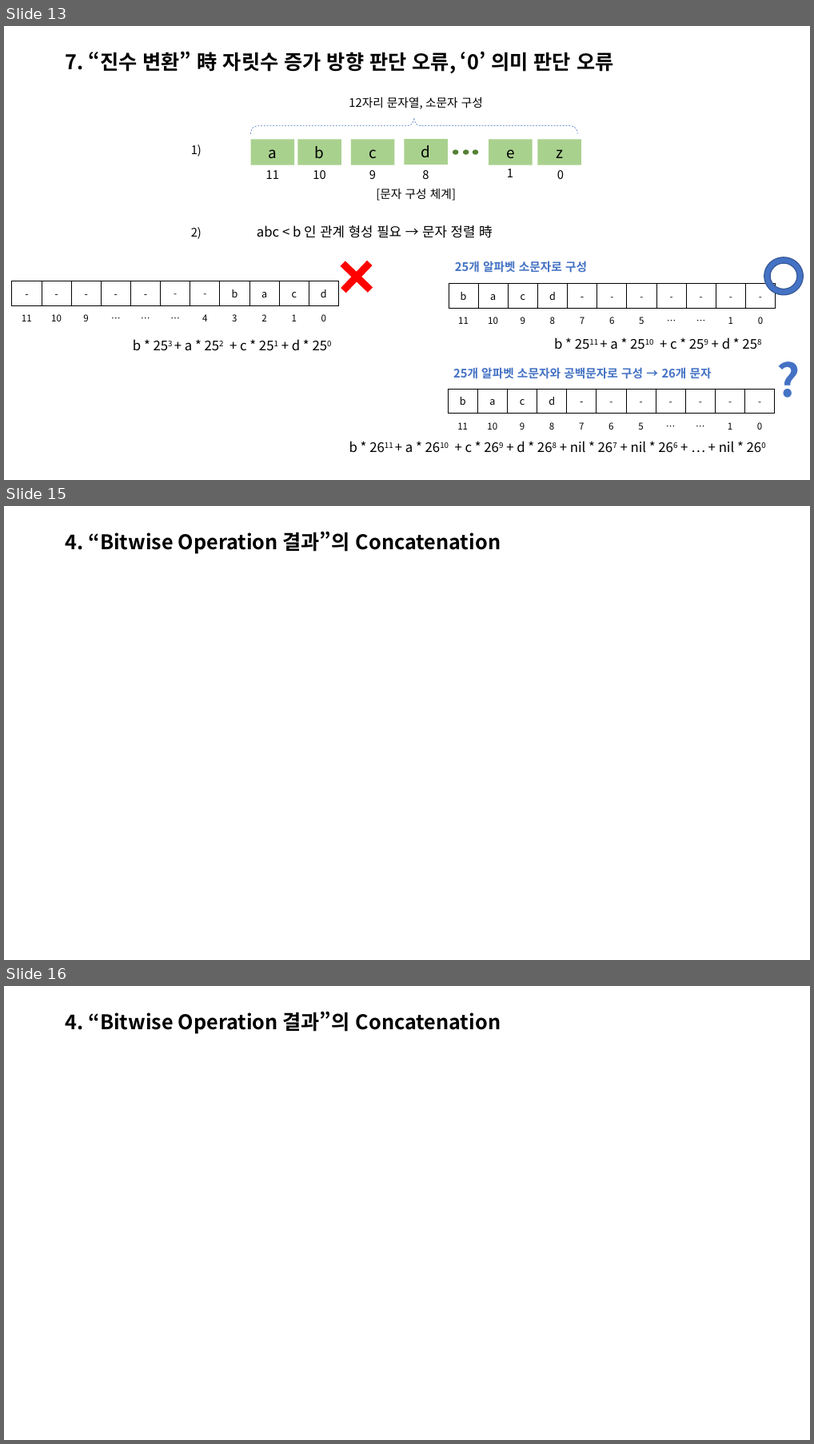
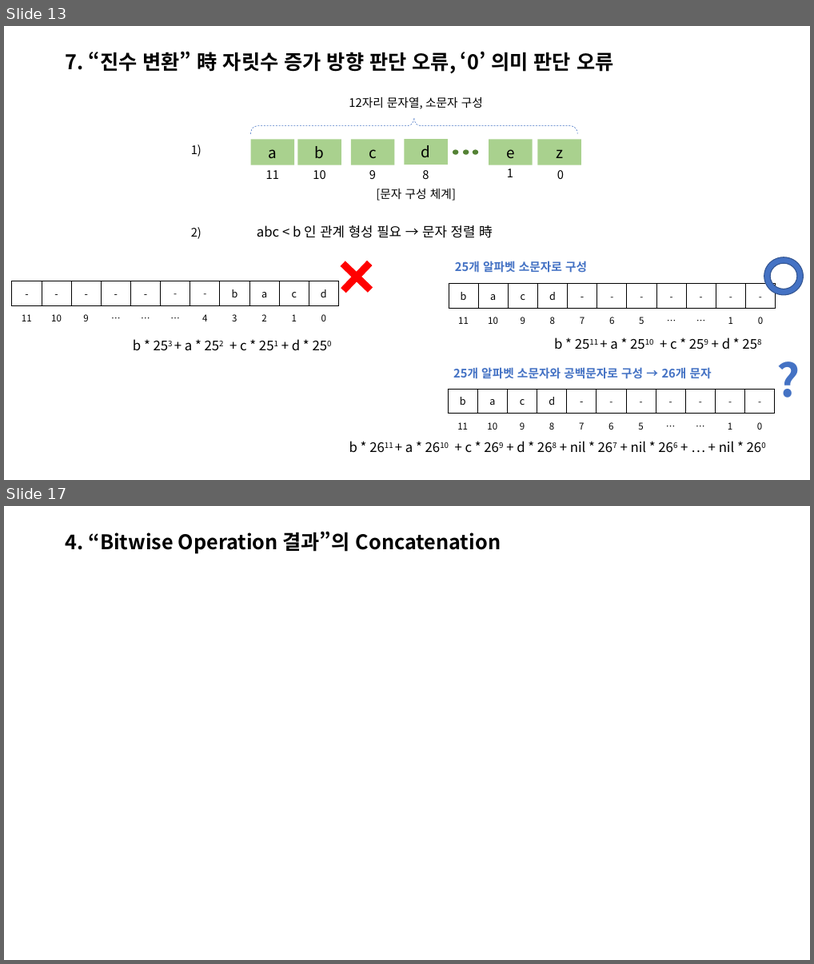
Before and after one commit to rby011/Examples, a slide deck: MidExcersize/오답노트.pptx. Shown one above the other, each under a label of ours: slides 13, 15 and 16 before the commit, slides 13 and 17 after it; the slides between them are not shown. The pictures are 814x1444 and 814x964 pixels, drawn with LibreOffice and Linux fonts; fonts in the diff are those of the drawing. Boxes give left, top, right and bottom in pixels: in the first picture for what was removed or moved away, otherwise in the second. Text is boxed around its words. In the diff, an @@ line names an element or a change of style, - is before the commit and + after.

```diff
--- a/MidExcersize/오답노트.pptx
+++ b/MidExcersize/오답노트.pptx
@@ slide 15 removed at box(4, 506, 810, 960), background #FFFFFF @@
@@ title removed at box(66, 531, 501, 554) @@
-4. “Bitwise Operation 결과”의 Concatenation
@@ what was slide 16 is now slide 17 @@
```
Also in this commit, not shown: 2 slides changed, 2 slides added, 1 other file.
